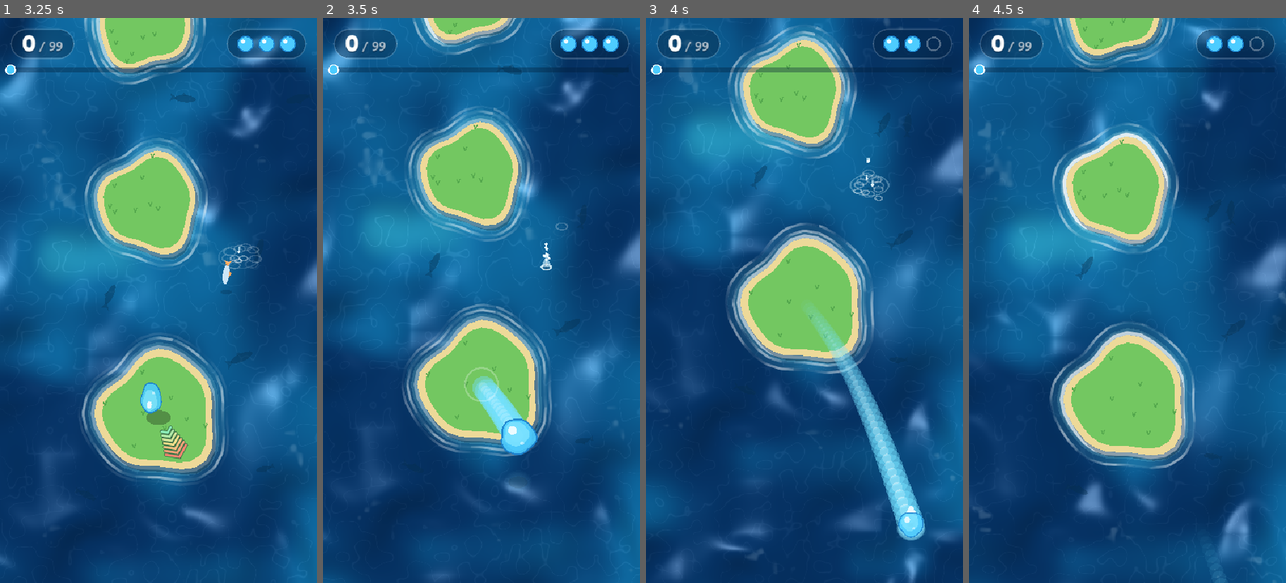
Above: before the commit, frames 1-4 (left to right).
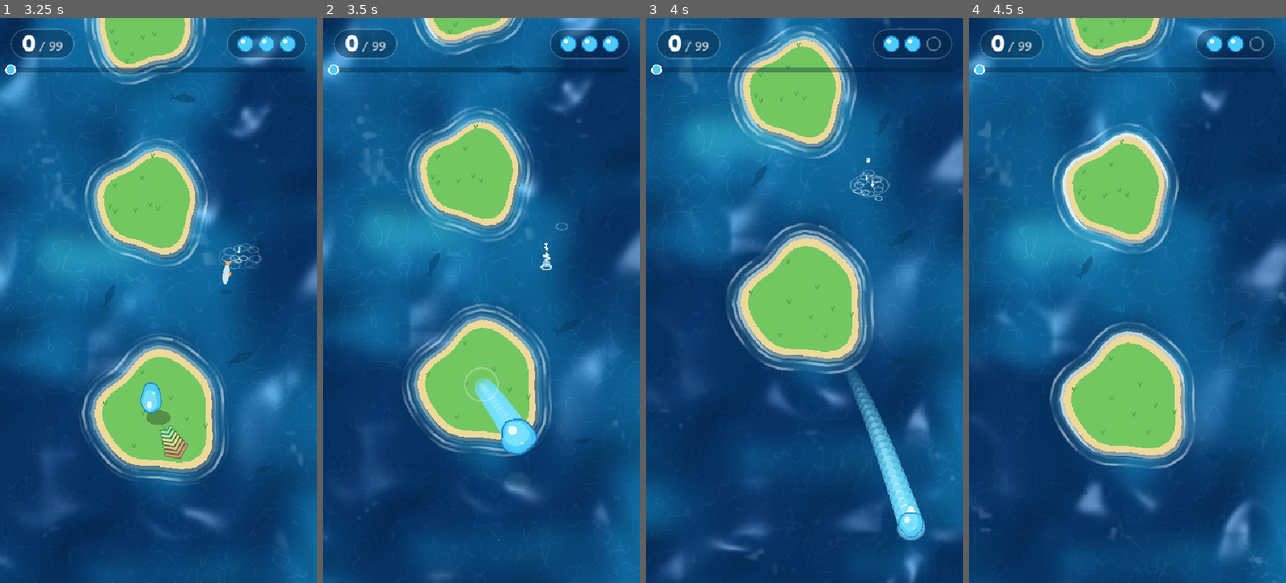
Above: after the commit, the same moments.

Repository: msagimbekov/ggjumps
Game: Godot game, scene res://scenes/main.tscn
Same seed, same stepped clock (60 frames per second), same inputs: the game is played once before the commit and once after it.
Inputs (mouse positions are in pixels of both pictures, inside the frame that each line leads up to):
- Up to frame 1 (3.25 s): move the mouse to (228, 272) at 0.52 s; click (228, 272) at 0.67 s; drag from (95, 328) to (142, 413) at 1.27 s; move the mouse to (190, 176) at 2.02 s; click (190, 176) at 2.17 s; drag from (142, 413) to (63, 215) at 2.77 s
- Up to frame 2 (3.5 s): no input
- Up to frame 3 (4 s): move the mouse to (899, 385) at 3.52 s; click (899, 385) at 3.67 s
- Up to frame 4 (4.5 s): drag from (1032, 215) to (1079, 159) at 4.27 s

Frame 1 is identical in both runs. In frame 2, 0.2% of the frame differs, in the area x 47-64%, y 63-74%; in frame 3, 1.6%, in the area x 50-88%, y 51-92%; in frame 4, less than 0.1%.

Commit message:
Jump trail: shorter (max 0.5 s) and more opaque
Co-Authored-By: Claude Sonnet 5.5 <noreply@anthropic.com>

Diff:
--- a/scripts/fx.gd
+++ b/scripts/fx.gd
@@ -30,7 +30,7 @@
 
 ## One puff of the jump trail; stronger jumps leave bigger, brighter, longer-lasting ones.
 func trail(p: Vector2, power: float) -> void:
-	_trail.append({"p": p, "t": 0.0, "life": 0.25 + 0.55 * power, "r": Bubble.R * (0.7 + 0.4 * power), "a": 0.18 + 0.4 * power})
+	_trail.append({"p": p, "t": 0.0, "life": 0.2 + 0.3 * power, "r": Bubble.R * (0.7 + 0.4 * power), "a": 0.4 + 0.45 * power})
 
 
 ## A water splash: rings, a rising jet and a crown of droplets that fly out and fall back.
